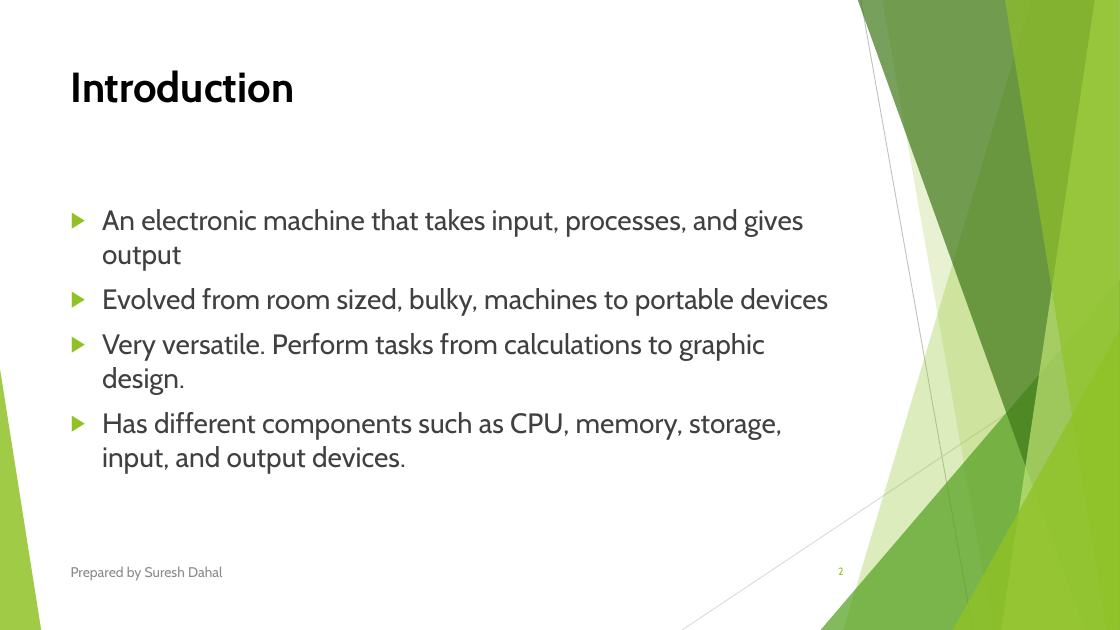
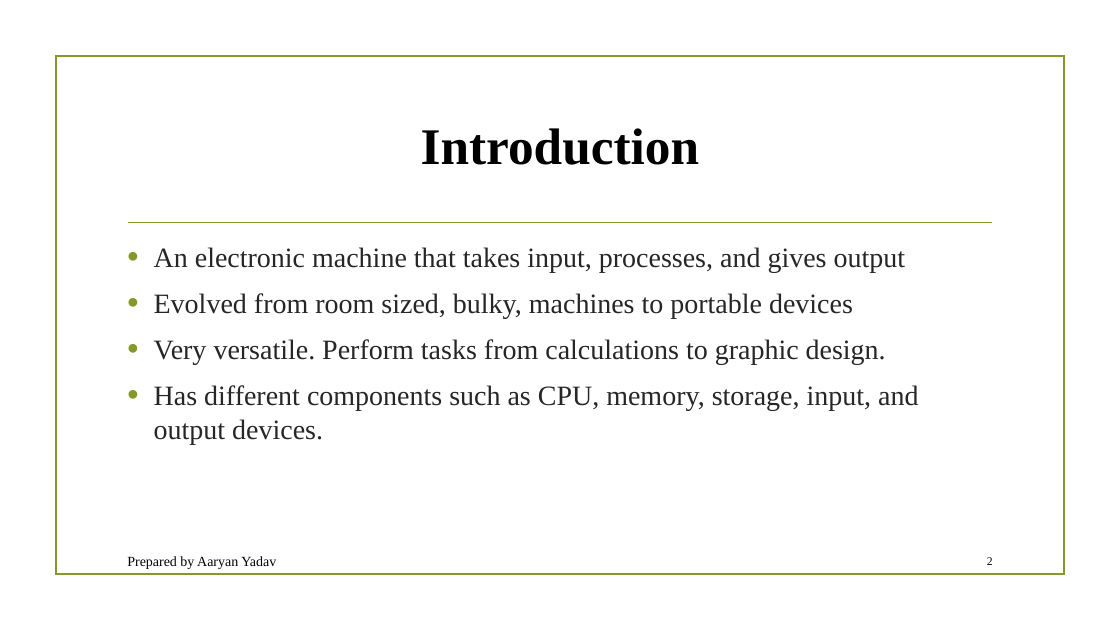
Before and after one commit to coderSuresh/BIT-TU-2080, a slide deck: slide 2 of First semester/Introduction to IT/lab/Power point/Introduction to Computer.pptx. Drawn at 1120x630 pixels with LibreOffice and Linux fonts; fonts in the diff are those of the drawing; background and template pictures are left out. Boxes give left, top, right and bottom in pixels: in the first picture for what was removed or moved away, otherwise in the second. Text is boxed around its words. In the diff, an @@ line names an element or a change of style, - is before the commit and + after.

```diff
--- a/First semester/Introduction to IT/lab/Power point/Introduction to Computer.pptx
+++ b/First semester/Introduction to IT/lab/Power point/Introduction to Computer.pptx
@@ rectangle added at [55, 56, 1064, 575], outline #83992A 1.25 pt @@
@@ title "Introduction": place and size @@
-title "Introduction" at [71, 70, 295, 103]
+title "Introduction" at [421, 128, 699, 165]
@@ title "Introduction" at [421, 128, 699, 165]: size 36 to 44 pt, font Cabin to Times New Roman; alignment left to centre; vertical alignment top to middle @@
@@ text "An electronic machine that takes ...": place and size @@
-text "An electronic machine that takes ..." at [102, 209, 828, 473]
+text "An electronic machine that takes ..." at [154, 247, 918, 444]
@@ text "An electronic machine that takes ..." at [154, 247, 918, 444]: font Cabin to Times New Roman, text colour #404040 to #262626; bullet ▶ to •; bullet colour #90C226 to #83992A @@
@@ line added from (129, 223) to (992, 223), #83992A 1.25 pt @@
@@ group removed at [0, 0, 1120, 630]: 5 freeform shapes, 3 triangles, 2 lines @@
@@ text at [127, 556, 276, 569]: text changed; font Cabin to Times New Roman; text colour #8C8C8C to #000000 @@
-Prepared by Suresh Dahal
+Prepared by Aaryan Yadav
@@ page number: place and size @@
-page number at [838, 567, 844, 575]
+page number at [987, 557, 993, 565]
@@ page number at [987, 557, 993, 565]: size 9 to 10 pt, font Cabin to Times New Roman, text colour #90C226 to #000000 @@
```
Also in this commit, not shown: 4 other slides changed, 25 other files.
